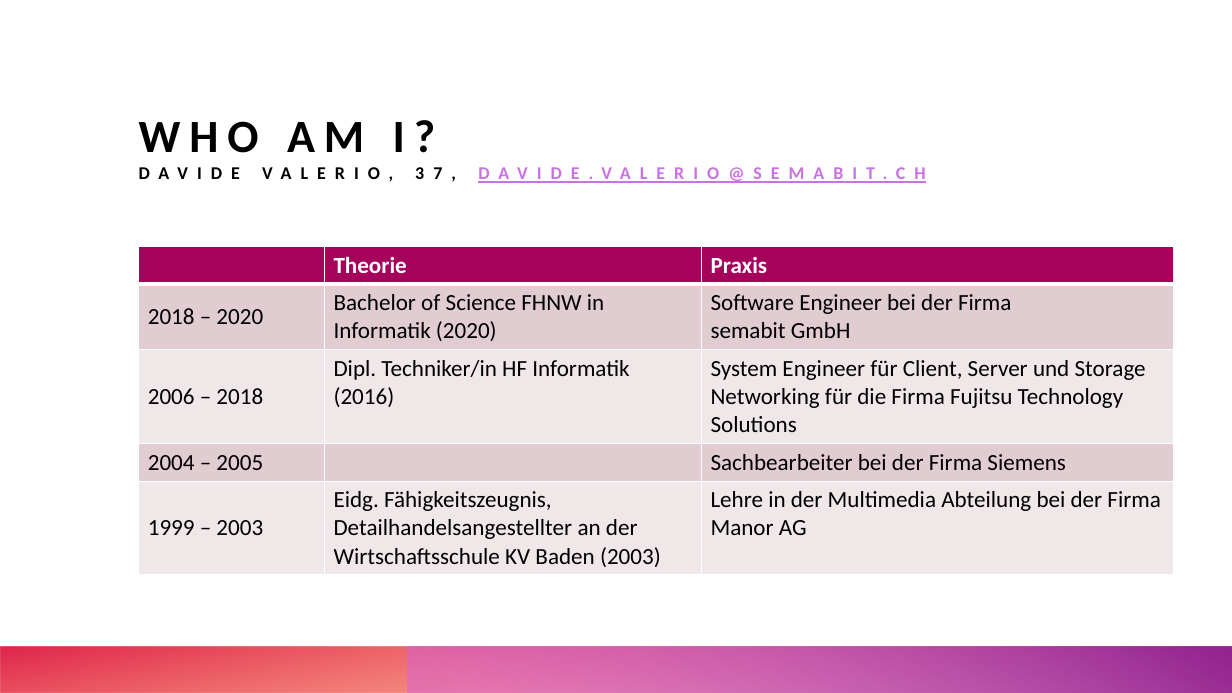
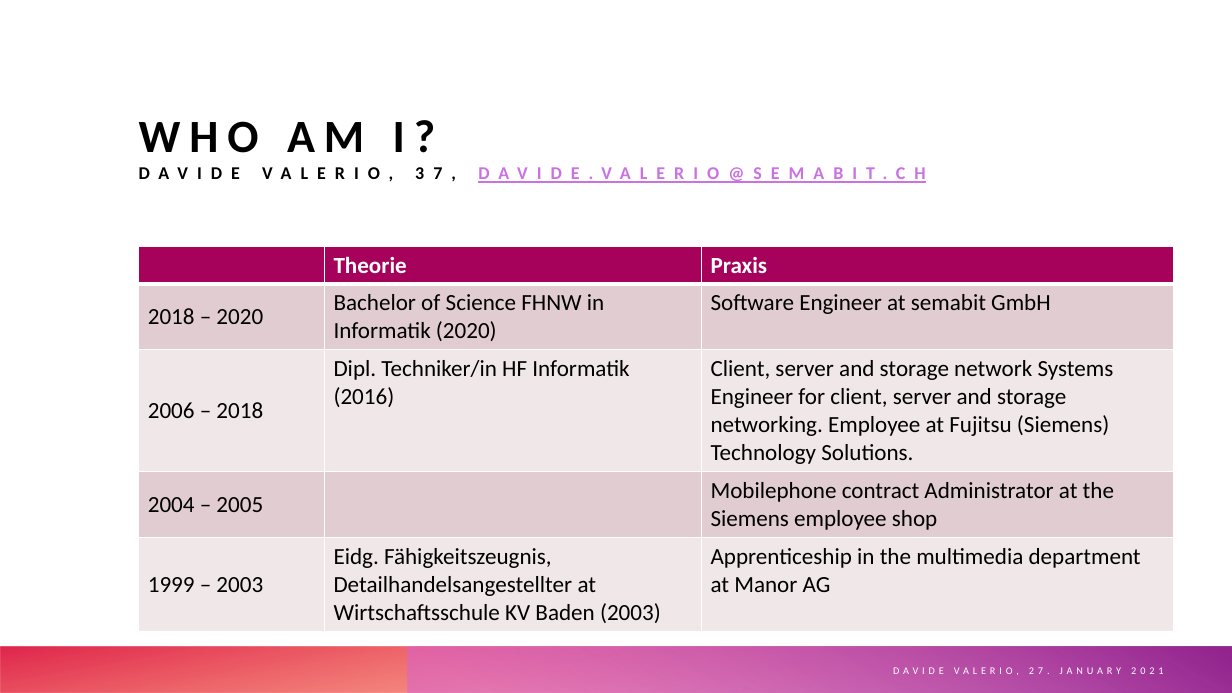
Before and after one commit to forcehobbit/fpw-javascript, a slide deck: slide 2 of doc/fpw_javascript.pptx. Drawn at 1232x693 pixels with LibreOffice and Linux fonts; fonts in the diff are those of the drawing. Boxes give left, top, right and bottom in pixels: in the first picture for what was removed or moved away, otherwise in the second. Text is boxed around its words. In the diff, an @@ line names an element or a change of style, - is before the commit and + after.

```diff
--- a/doc/fpw_javascript.pptx
+++ b/doc/fpw_javascript.pptx
@@ table at (139,247,1174,627) @@
-row 2, column 3: Software Engineer bei der Firma semabit GmbH
+row 2, column 3: Software Engineer at semabit GmbH
-row 3, column 3: System Engineer für Client, Server und Storage Networking für die Firma Fujitsu Technology Solutions
+row 3, column 3: Client, server and storage network Systems Engineer for client, server and storage networking. Employee at Fujitsu (Siemens) Technology Solutions.
-row 4, column 3: Sachbearbeiter bei der Firma Siemens
+row 4, column 3: Mobilephone contract Administrator at the Siemens employee shop
-row 5, column 2: Eidg. Fähigkeitszeugnis, Detailhandelsangestellter an der Wirtschaftsschule KV Baden (2003)
+row 5, column 2: Eidg. Fähigkeitszeugnis, Detailhandelsangestellter at Wirtschaftsschule KV Baden (2003)
-row 5, column 3: Lehre in der Multimedia Abteilung bei der Firma Manor AG
+row 5, column 3: Apprenticeship in the multimedia department at Manor AG
@@ text added at (893,667,1163,675), 8 pt, text #FFFFFF @@
+DAVIDE VALERIO, 27. JANUARY 2021
```
Also in this commit, not shown: 8 other slides changed, 17 slides added, 4 slides removed, 2 other files.
